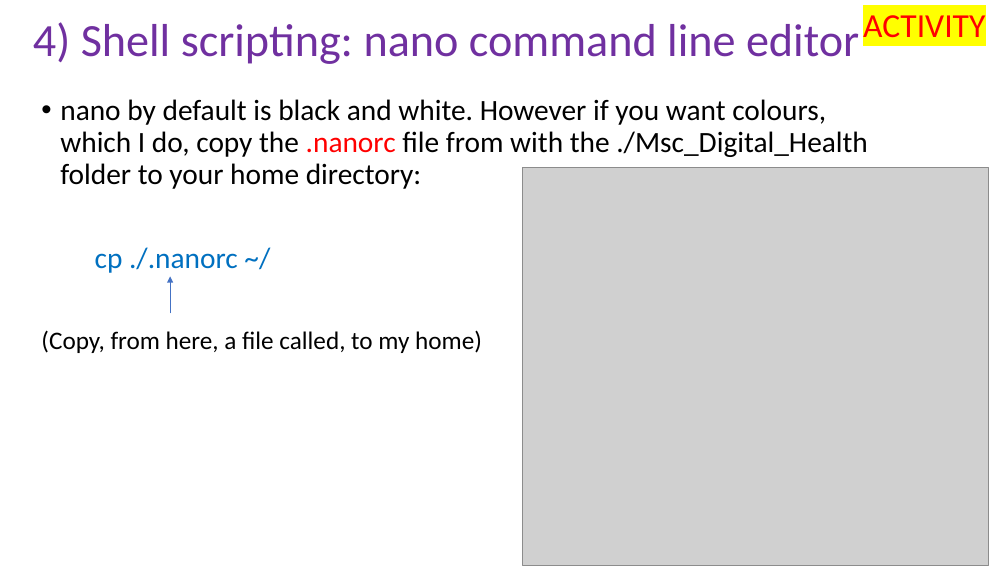
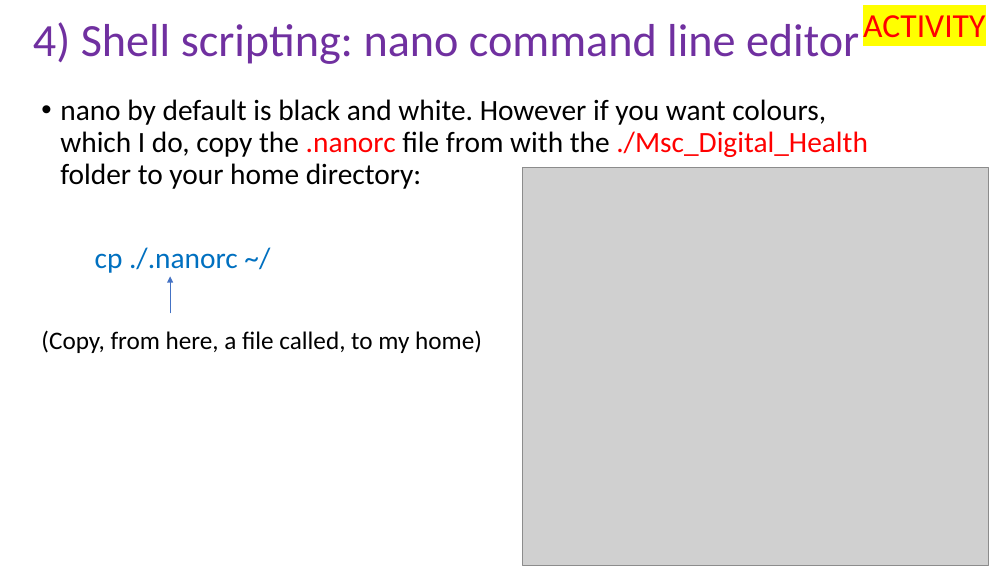
Before and after one commit to peterthorpe5/Msc_Digital_Health, a slide deck: slide 8 of powerpoint/4_Shell_scripting.pptx (slide 7 before the commit). Drawn at 1008x567 pixels with LibreOffice and Linux fonts; fonts in the diff are those of the drawing; grey boxes stand for pictures. Boxes give left, top, right and bottom in pixels: in the first picture for what was removed or moved away, otherwise in the second. Text is boxed around its words. In the diff, an @@ line names an element or a change of style, - is before the commit and + after.

```diff
--- a/powerpoint/4_Shell_scripting.pptx
+++ b/powerpoint/4_Shell_scripting.pptx
@@ text at (60, 99, 868, 189): text colour #000000 to #FF0000 in "./Msc_Digital_Health" @@
```
Also in this commit, not shown: 3 other slides changed, 2 slides added, 1 other file.
